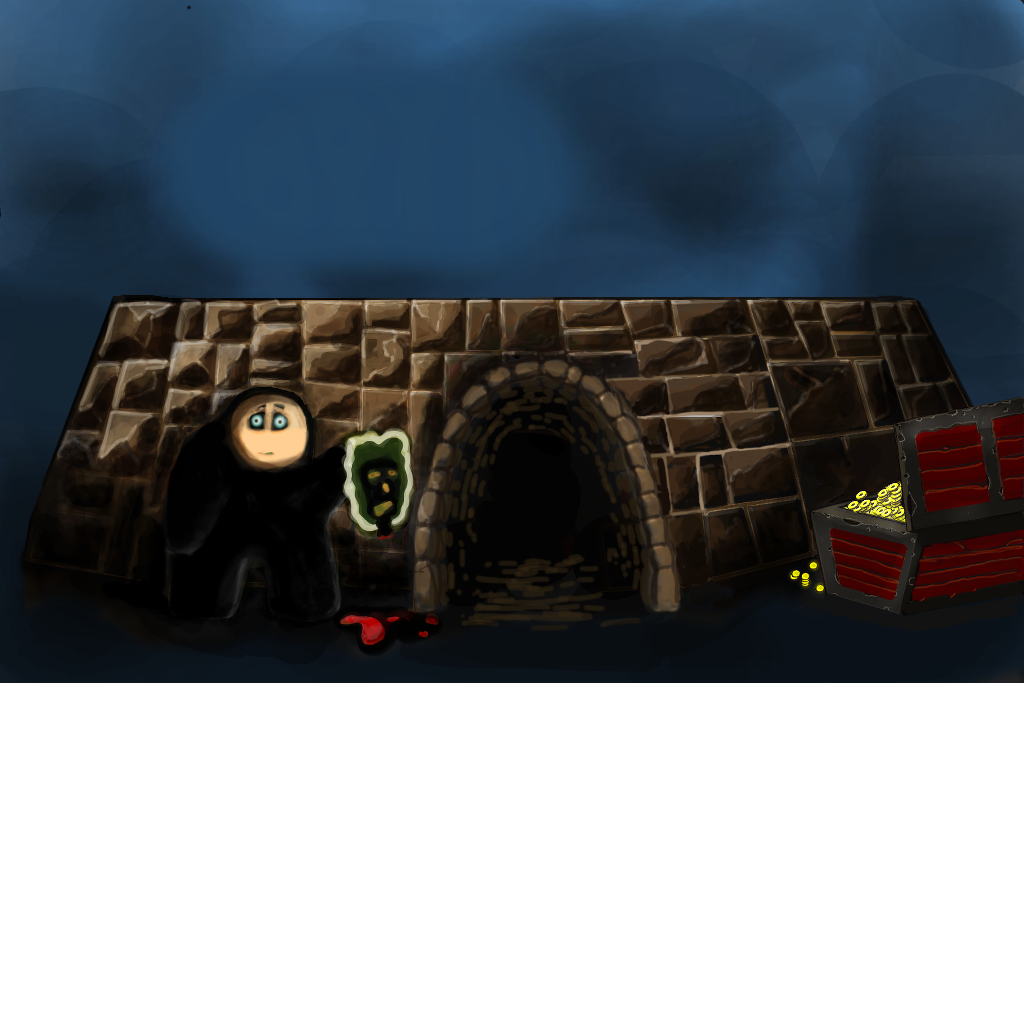
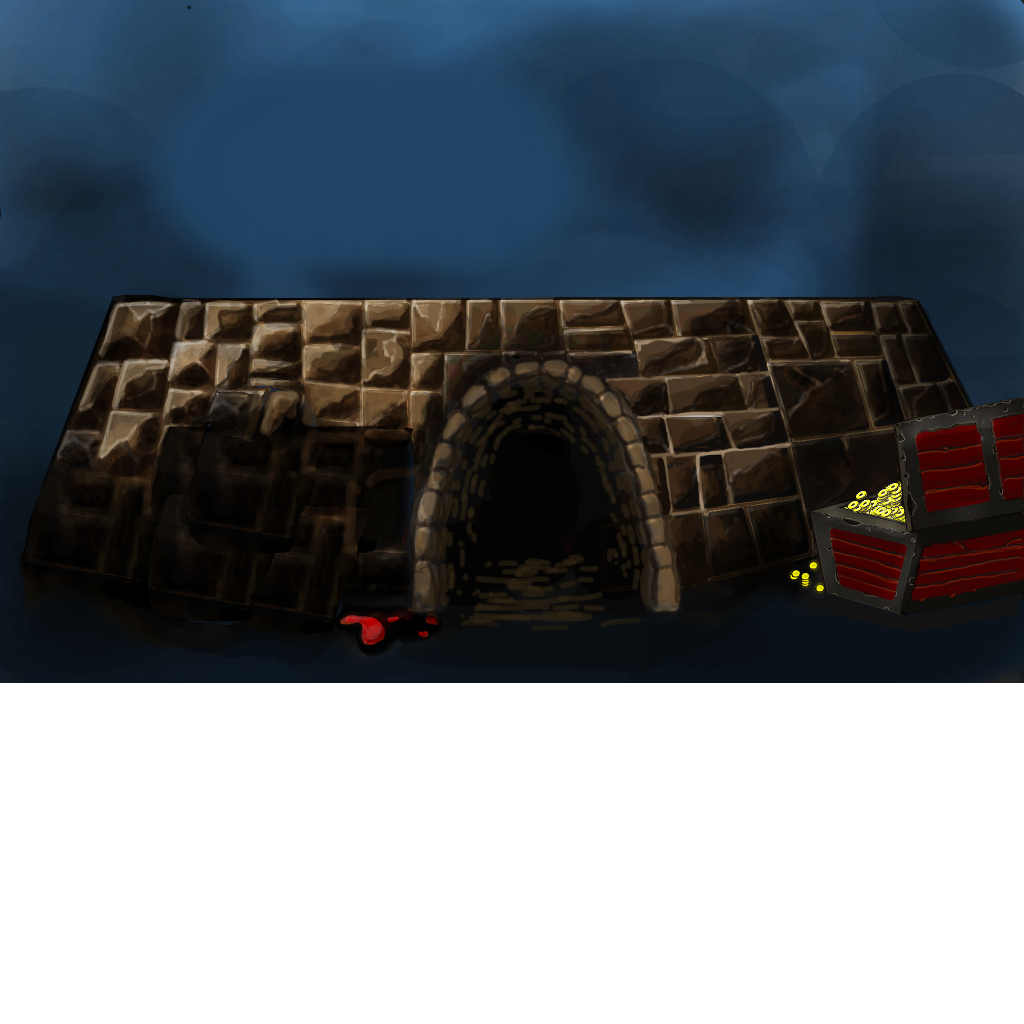
Layers edited between the first and the second (1024, 1024) image:
painted on "Photo on 1-26-14 at 11.24 AM.jpg" over [30, 340, 429, 634]
